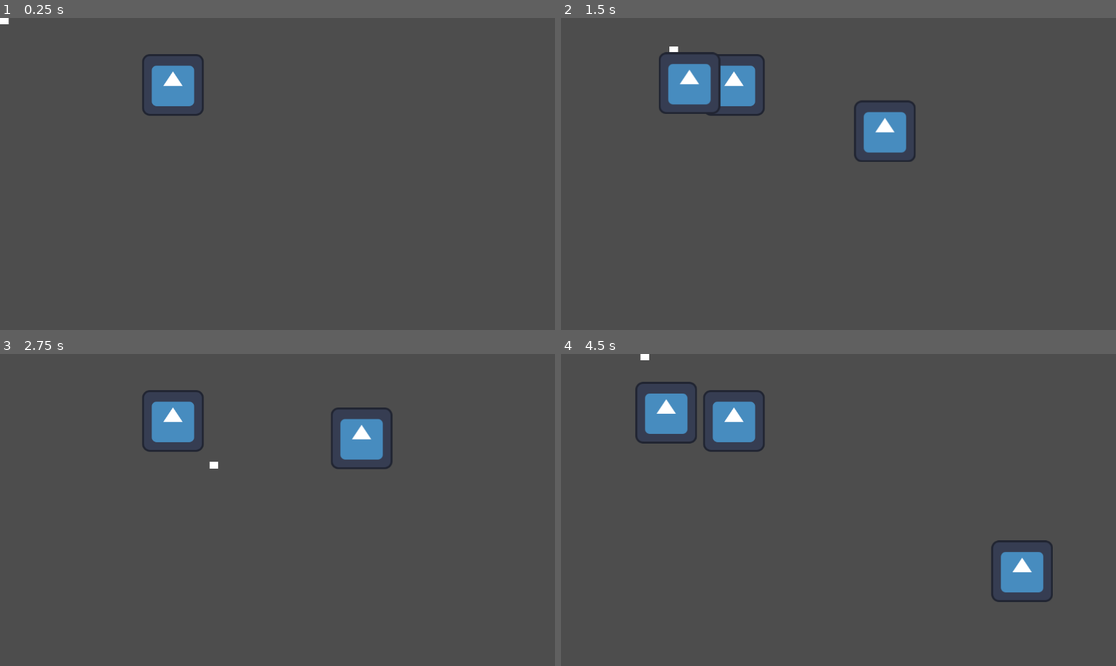
Above: before the commit, frames 1-4 (two rows, left to right).
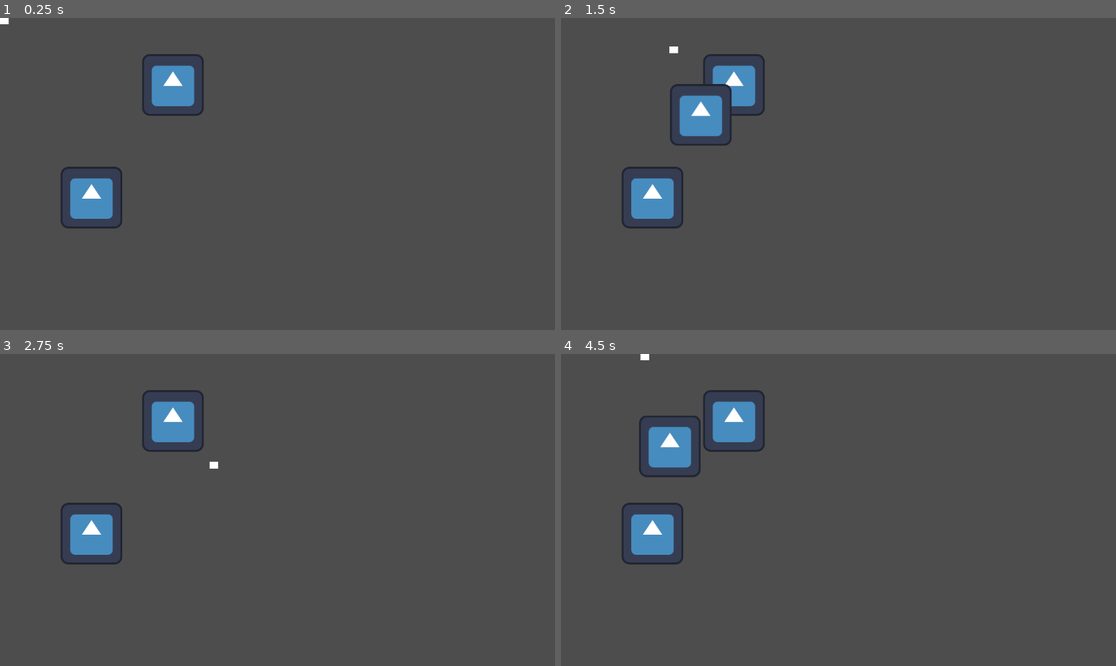
Above: after the commit, the same moments.

Repository: Blr-Mac/GMTK-2026
Game: Godot game, scene res://main.tscn
The game is run twice, just before and just after one commit, with the same random seed, the same clock (stepped at 60 frames per second) and the same inputs. The engine's default icon, where the game draws it, is replaced by a stand-in: a white triangle on a blue panel in a dark square.
Inputs (mouse positions are in pixels of both pictures, inside the frame that each line leads up to):
- Up to frame 1 (0.25 s): no input
- Up to frame 2 (1.5 s): tap Enter at 0.5 s; move the mouse to (960, 158) at 0.52 s; hold D (move_right) 0.53-1.28 s; click (960, 158) at 0.6 s; move the mouse to (727, 189) at 1.27 s; hold S (move_down) from 1.28 s (still down); click (727, 189) at 1.35 s
- Up to frame 3 (2.75 s): move the mouse to (333, 441) at 2.02 s; release S (move_down) at 2.03 s; hold D (move_right) from 2.03 s (still down); click (333, 441) at 2.1 s
- Up to frame 4 (4.5 s): move the mouse to (810, 572) at 2.77 s; release D (move_right) at 2.78 s; hold W (move_up) 2.78-3.53 s; click (810, 572) at 2.85 s; move the mouse to (1005, 556) at 3.52 s; hold A (move_left) from 3.53 s (still down); click (1005, 556) at 3.6 s; move the mouse to (672, 463) at 4.27 s; click (672, 463) at 4.35 s

The runs differ from the first frame. In frame 1, 1.3% of the frame differs, in the area x 10-23%, y 47-68%; in frame 2, 4.8%, in the area x 10-64%, y 10-68%; in frame 3, 2.6%; in frame 4, 4.7%.

Commit message:
enemy shooting

Diff:
--- /dev/null
+++ b/enemy/default.gd
@@ -0,0 +1,32 @@
+extends CharacterBody2D
+
+@export var projectile_scene: PackedScene
+
+var shoot_timer : float = 0
+
+func _process(delta: float):
+	#print(shoot_timer)
+	shoot_timer += delta
+	if (shoot_timer > 3):
+		var player = get_tree().get_first_node_in_group("player")
+		if player:
+			var target_position: Vector2 = player.global_position
+			shoot(global_position.direction_to(target_position))
+		shoot_timer = 0
+
+func shoot(launch_angle : Vector2) -> void:
+	if not projectile_scene:
+		return
+	var projectile = projectile_scene.instantiate() as RigidBody2D
+
+	get_tree().current_scene.add_child(projectile)
+
+	projectile.global_position = global_position
+	projectile.global_rotation = global_rotation
+
+	projectile.global_position += launch_angle * Vector2(30,30)
+	projectile.launch(launch_angle)
+
+func damage(value: float):
+	print("damage: ", value)
+	queue_free()
--- a/enemy/default.tscn
+++ b/enemy/default.tscn
@@ -1,7 +1,18 @@
 [gd_scene format=3 uid="uid://bavabkwkhq1xl"]
 
-[ext_resource type="PackedScene" uid="uid://0oef8ydi13kw" path="res://player/player.tscn" id="1_einnf"]
+[ext_resource type="Script" uid="uid://brnp2y3yex66m" path="res://enemy/default.gd" id="1_einnf"]
+[ext_resource type="Texture2D" uid="uid://dwtkyuyglfn0h" path="res://icon.svg" id="2_3afxc"]
+[ext_resource type="PackedScene" uid="uid://cqnxt61m2wjkc" path="res://projectile/enemy_projectile.tscn" id="2_j1bfp"]
 
-[node name="Default" type="Node2D" unique_id=967946905]
+[sub_resource type="CircleShape2D" id="CircleShape2D_3afxc"]
+radius = 65.37584
 
-[node name="Player" parent="." unique_id=1859637775 instance=ExtResource("1_einnf")]
+[node name="Default" type="CharacterBody2D" unique_id=1543769249 groups=["enemy"]]
+script = ExtResource("1_einnf")
+projectile_scene = ExtResource("2_j1bfp")
+
+[node name="CollisionShape2D" type="CollisionShape2D" parent="." unique_id=1789878555]
+shape = SubResource("CircleShape2D_3afxc")
+
+[node name="Sprite2D" type="Sprite2D" parent="." unique_id=699513472]
+texture = ExtResource("2_3afxc")
--- a/main.tscn
+++ b/main.tscn
@@ -2,6 +2,7 @@
 
 [ext_resource type="PackedScene" uid="uid://0oef8ydi13kw" path="res://player/player.tscn" id="1_ig7tw"]
 [ext_resource type="PackedScene" uid="uid://df5tmgldhtfq6" path="res://items/blood_bag.tscn" id="2_0xm2m"]
+[ext_resource type="PackedScene" uid="uid://bavabkwkhq1xl" path="res://enemy/default.tscn" id="3_h2yge"]
 
 [node name="Main" type="Node2D" unique_id=284116669]
 
@@ -9,3 +10,6 @@
 
 [node name="BloodBag" parent="." unique_id=1404437913 instance=ExtResource("2_0xm2m")]
 position = Vector2(359, 139)
+
+[node name="Default" parent="." unique_id=427205929 instance=ExtResource("3_h2yge")]
+position = Vector2(190, 373)
--- a/player/player.gd
+++ b/player/player.gd
@@ -6,17 +6,24 @@
 @export var projectile_scene: PackedScene
 @onready var muzzle: Marker2D = $Muzzle
 
+var timer : float = 0
+
+@export var shoot_cooldown : float = 1
+
 func _physics_process(delta: float) -> void:
 	var input_vector := Input.get_vector("move_left", "move_right", "move_up", "move_down")
+
+	timer += delta
 
 	if input_vector != Vector2.ZERO:
 		velocity = input_vector * SPEED
 	else:
 		velocity = velocity.move_toward(Vector2.ZERO, SPEED)
 
-	if Input.is_action_just_pressed("shoot"):
+	if Input.is_action_just_pressed("shoot") and timer > shoot_cooldown:
 		local_mouse_pos = get_local_mouse_position()
 		shoot(local_mouse_pos.normalized())
+		timer = 0
 
 	move_and_slide()
 
@@ -31,8 +38,12 @@
 	projectile.global_position = global_position
 	projectile.global_rotation = global_rotation
 
-	projectile.global_position += launch_angle * Vector2(30,30)
+	projectile.global_position += launch_angle * Vector2(100,100)
 	projectile.launch(launch_angle)
 
 func pickup_blood(value : int):
 	print("blood: ", value)
+
+func damage(value: float):
+	print("damage: ", value)
+	print("died :(")
--- a/project.godot
+++ b/project.godot
@@ -18,6 +18,7 @@
 [global_group]
 
 player=""
+enemy=""
 
 [input]
 
--- a/projectile/projectile.gd
+++ b/projectile/enemy_projectile.gd
@@ -2,6 +2,7 @@
 
 @export var speed: float = 800.0
 @export var lifetime: float = 5.0 # Despawn timer
+@export var damage: float = 1
 
 func launch(direction: Vector2) -> void:
 	var impulse = direction.normalized() * speed
@@ -10,3 +11,9 @@
 
 func _ready() -> void:
 	get_tree().create_timer(lifetime).timeout.connect(queue_free)
+	body_entered.connect(_on_body_entered)
+
+func _on_body_entered(body: Node2D) -> void:
+	if body.is_in_group("player"):
+		body.damage(damage)
+		queue_free()
--- /dev/null
+++ b/projectile/enemy_projectile.tscn
@@ -0,0 +1,18 @@
+[gd_scene format=3 uid="uid://cqnxt61m2wjkc"]
+
+[ext_resource type="Script" uid="uid://dhpeywd6bxcak" path="res://projectile/enemy_projectile.gd" id="1_ayf6a"]
+[ext_resource type="Texture2D" uid="uid://dwtkyuyglfn0h" path="res://icon.svg" id="2_saffc"]
+
+[sub_resource type="CircleShape2D" id="CircleShape2D_5pofb"]
+
+[node name="EnemyProjectile" type="RigidBody2D" unique_id=1319376945]
+gravity_scale = 0.0
+contact_monitor = true
+max_contacts_reported = 1
+script = ExtResource("1_ayf6a")
+
+[node name="CollisionShape2D" type="CollisionShape2D" parent="." unique_id=629454869]
+shape = SubResource("CircleShape2D_5pofb")
+
+[node name="Sprite2D" type="Sprite2D" parent="." unique_id=2100168384]
+texture = ExtResource("2_saffc")
--- a/projectile/player_projectile.gd
+++ b/projectile/player_projectile.gd
@@ -1,11 +1,19 @@
-extends Node2D
+extends RigidBody2D
 
+@export var speed: float = 800.0
+@export var lifetime: float = 5.0 # Despawn timer
+@export var damage: float = 1
 
-# Called when the node enters the scene tree for the first time.
-func _ready():
-	pass # Replace with function body.
+func launch(direction: Vector2) -> void:
+	var impulse = direction.normalized() * speed
 
+	apply_central_impulse(impulse)
 
-# Called every frame. 'delta' is the elapsed time since the previous frame.
-func _process(delta):
-	pass
+func _ready() -> void:
+	get_tree().create_timer(lifetime).timeout.connect(queue_free)
+	body_entered.connect(_on_body_entered)
+
+func _on_body_entered(body: Node2D) -> void:
+	if body.is_in_group("enemy"):
+		body.damage(damage)
+		queue_free()
--- a/projectile/player_projectile.tscn
+++ b/projectile/player_projectile.tscn
@@ -1,13 +1,16 @@
 [gd_scene format=3 uid="uid://b1fow0b5wurkt"]
 
 [ext_resource type="Texture2D" uid="uid://dwtkyuyglfn0h" path="res://icon.svg" id="1_2qw0i"]
-[ext_resource type="Script" uid="uid://do0lr5feqdlpp" path="res://projectile/projectile.gd" id="2_7kxas"]
+[ext_resource type="Script" uid="uid://o7qbrufl1dbb" path="res://projectile/player_projectile.gd" id="1_q53dj"]
 
 [sub_resource type="CircleShape2D" id="CircleShape2D_eem8j"]
+radius = 66.007576
 
 [node name="PlayerProjectile" type="RigidBody2D" unique_id=1124252955]
 gravity_scale = 0.0
-script = ExtResource("2_7kxas")
+contact_monitor = true
+max_contacts_reported = 5
+script = ExtResource("1_q53dj")
 
 [node name="Sprite2D" type="Sprite2D" parent="." unique_id=361519023]
 texture = ExtResource("1_2qw0i")
Not shown, added: enemy/default.gd.uid
Not shown, added: projectile/enemy_projectile.gd.uid
Not shown, removed: projectile/projectile.gd.uid
